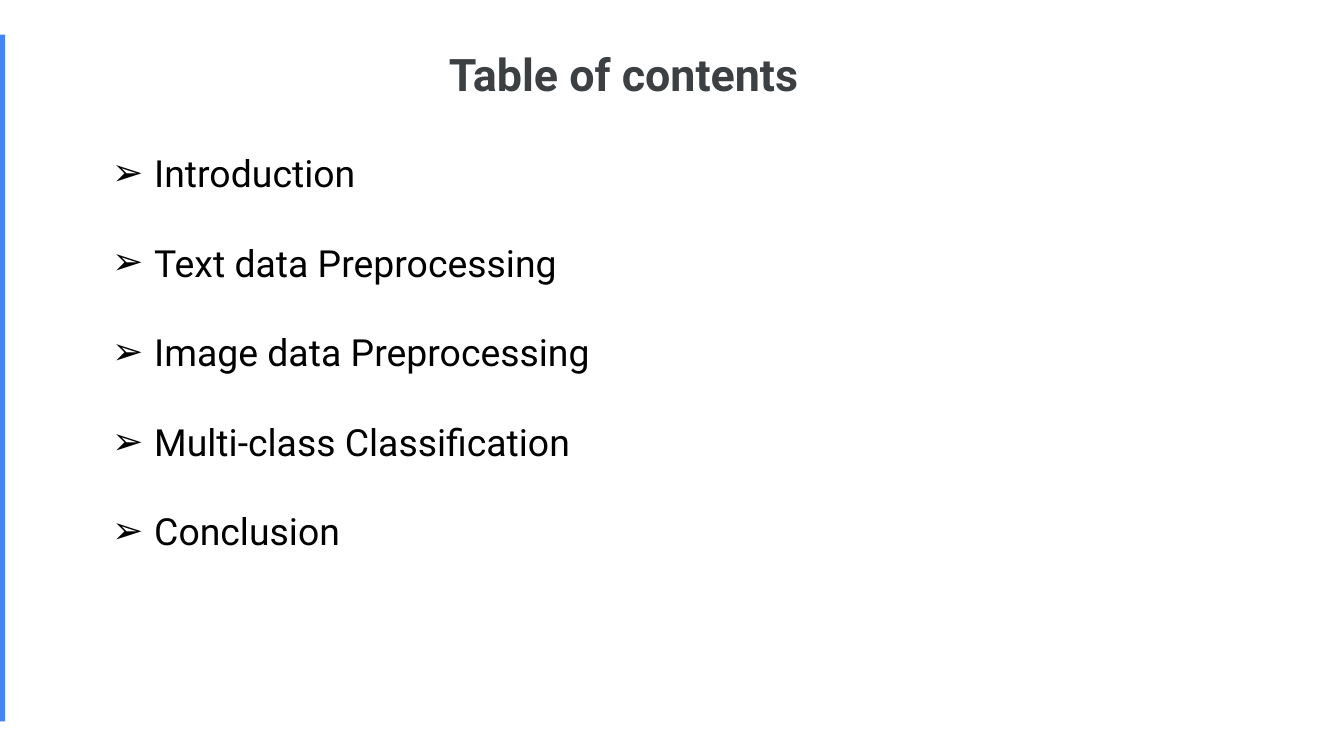
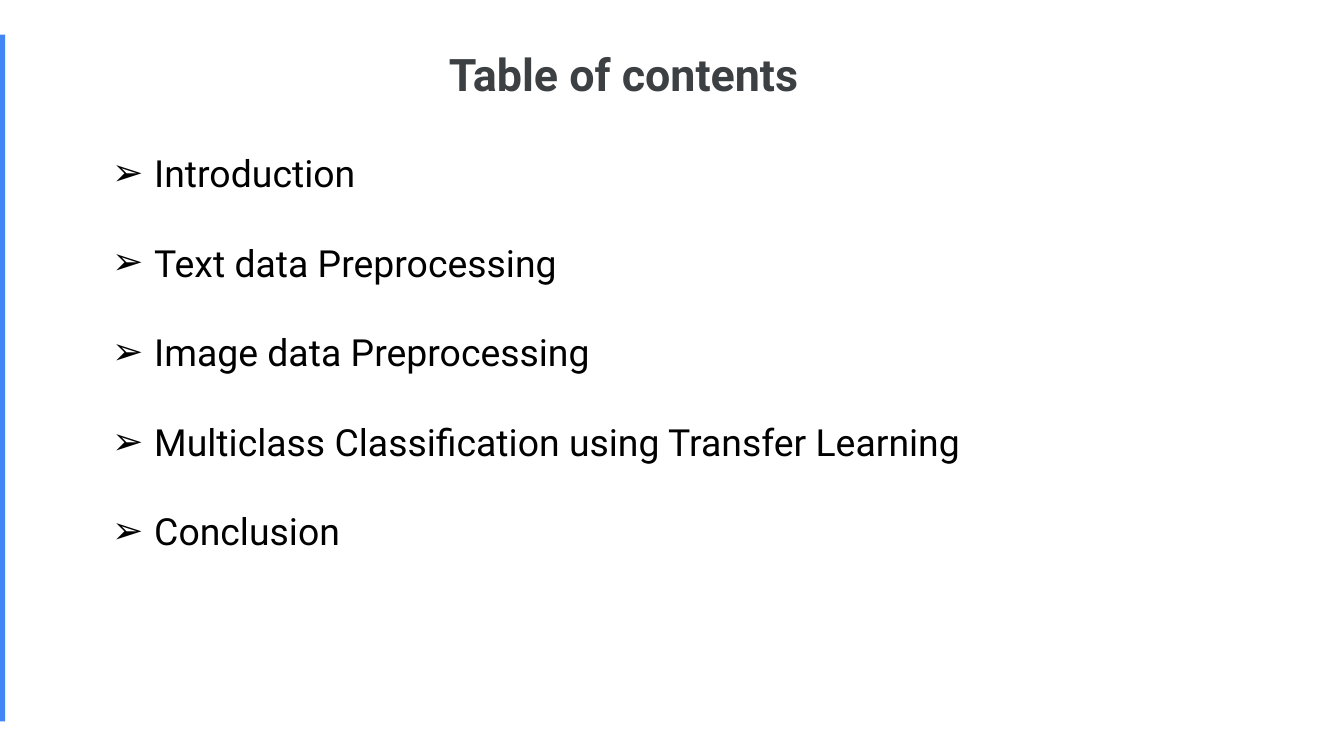
Before and after one commit to Faskill/Yelp-Reviews-Topic-Identification-and-Image-Classification, a slide deck: slide 2 of P6_03_Presentation.pptx. Drawn at 1344x756 pixels with LibreOffice and Linux fonts; fonts in the diff are those of the drawing. Boxes give left, top, right and bottom in pixels: in the first picture for what was removed or moved away, otherwise in the second. Text is boxed around its words. In the diff, an @@ line names an element or a change of style, - is before the commit and + after.

```diff
--- a/P6_03_Presentation.pptx
+++ b/P6_03_Presentation.pptx
@@ text at [154,427,960,464]: text changed @@
-➢ Multi-class Classification
+➢ Multiclass Classification using Transfer Learning
```
Also in this commit, not shown: 5 other slides changed, 6 slides added, 6 slides removed.
